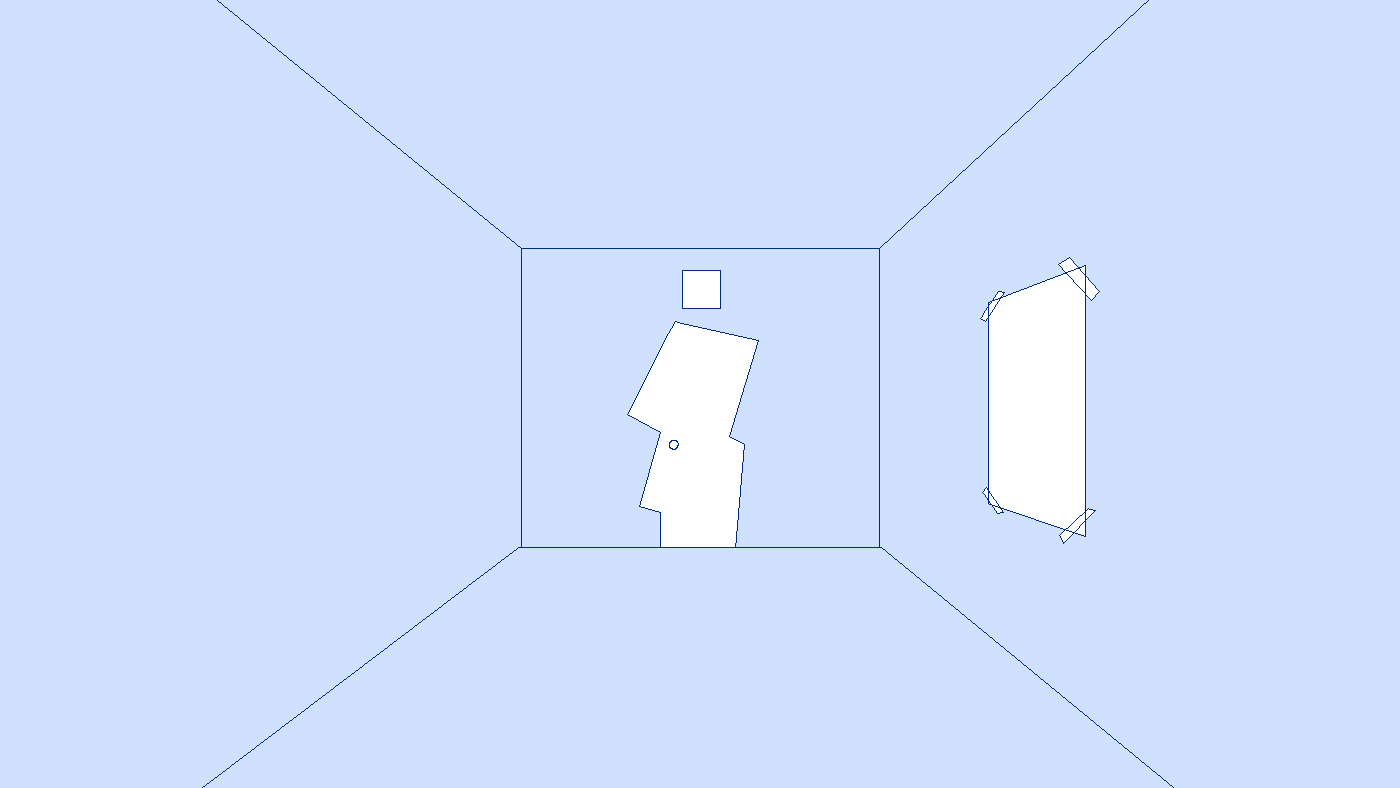
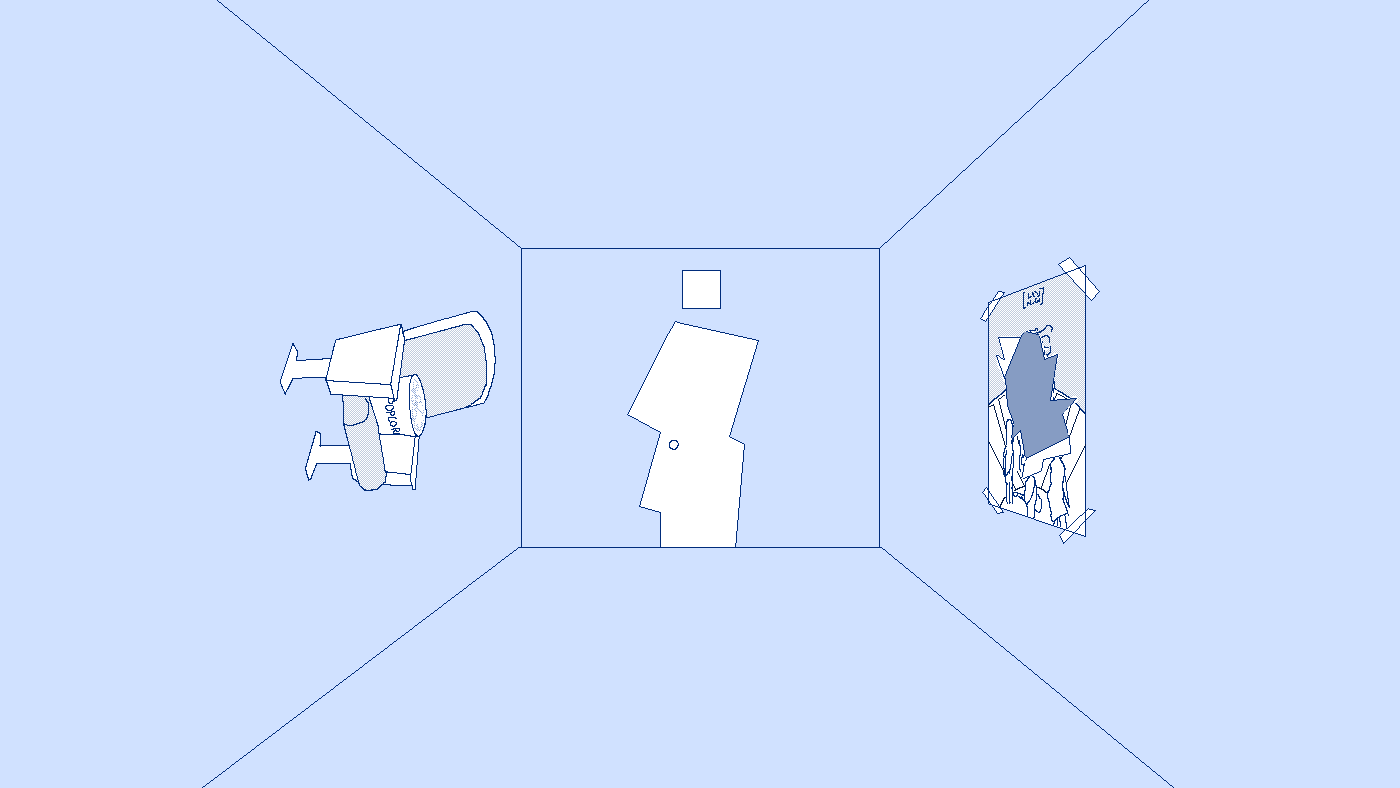
Revision of a layered 1400×788 image; what changed, layer by layer:
added layer "Paint Layer 4" above "Paint Layer 4 (pasted)" over [280, 311, 496, 491]
added layer "paperHighlight" above "paperRipped" over [988, 274, 1086, 528]
painted on "paper" over [988, 274, 1086, 528]
painted on "Paint Layer 1" (2nd of 2) over [280, 274, 1086, 528]
painted on "Background" over [280, 274, 1086, 528]